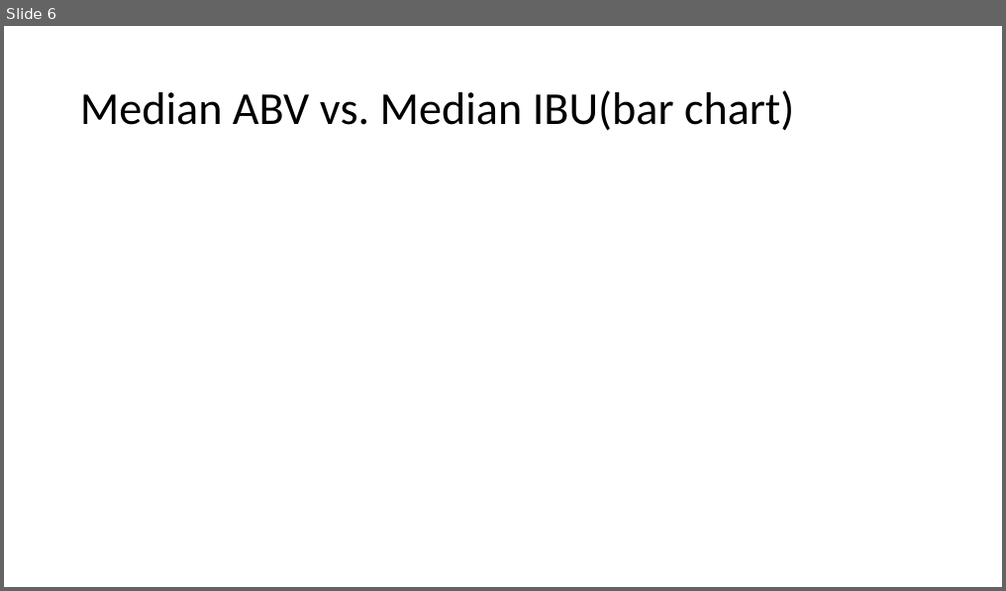
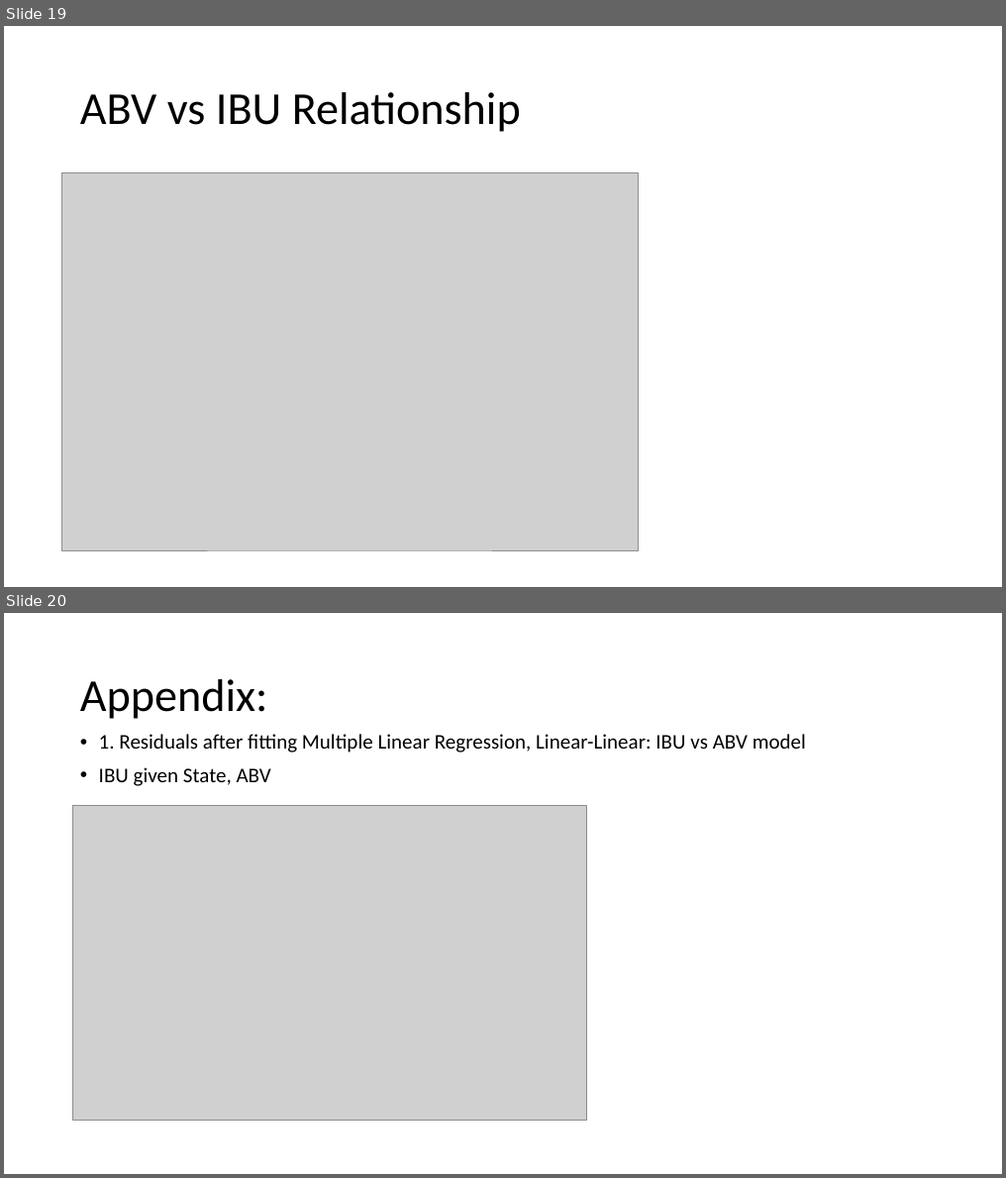
Before and after one commit to RiccoFerraro/dds_case_study_1, a slide deck: Beers_and_Breweries.pptx. Shown one above the other, each under a label of ours: slide 6 before the commit, slides 19 and 20 after it. The pictures are 1006x591 and 1006x1178 pixels, drawn with LibreOffice and Linux fonts; fonts in the diff are those of the drawing; grey boxes stand for pictures. Boxes give left, top, right and bottom in pixels: in the first picture for what was removed or moved away, otherwise in the second. Text is boxed around its words. In the diff, an @@ line names an element or a change of style, - is before the commit and + after.

```diff
--- a/Beers_and_Breweries.pptx
+++ b/Beers_and_Breweries.pptx
@@ slide 20 added at [4,613,1002,1174], background #FFFFFF @@
@@ title added at [80,679,268,719], 44 pt, text #000000 @@
+Appendix:
@@ text added at [99,734,806,786], 20 pt, text #000000 @@
+• 1. Residuals after fitting Multiple Linear Regression, Linear-Linear: IBU vs ABV model
+• IBU given State, ABV
@@ picture added at [73,805,587,1121] @@
@@ what was slide 6 is now slide 19 @@
@@ slide 19 changed as well @@
@@ title at [80,92,521,132]: text changed @@
-Median ABV vs. Median IBU(bar chart)
+ABV vs IBU Relationship
@@ picture added at [61,174,638,552] @@
```
Also in this commit, not shown: 5 other slides changed, 12 other slides added, 2 slides removed, 3 other files.
